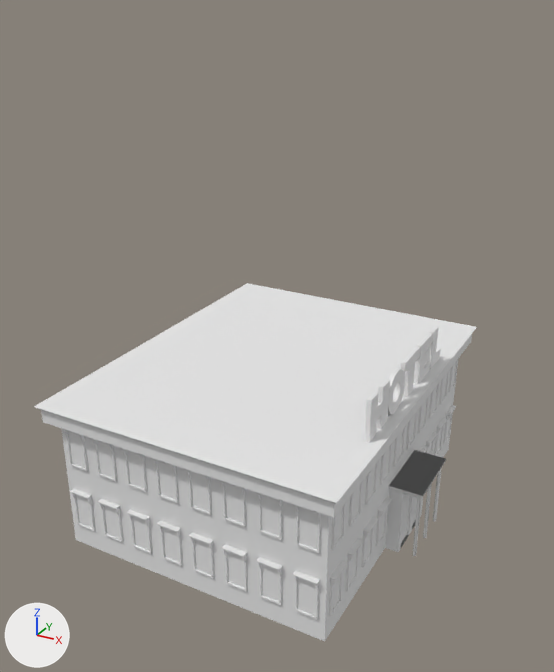
The Blender file Blender/Outdoor/Structures/hotel.blend: old version first, new version second.
Before and after are seen from a 50 mm camera at (9.84, -18.04, 14.4) aimed at (0.24, -0.59, 5.67). Arrows for +X, +Y and +Z are at lower left; the lights stay in place.
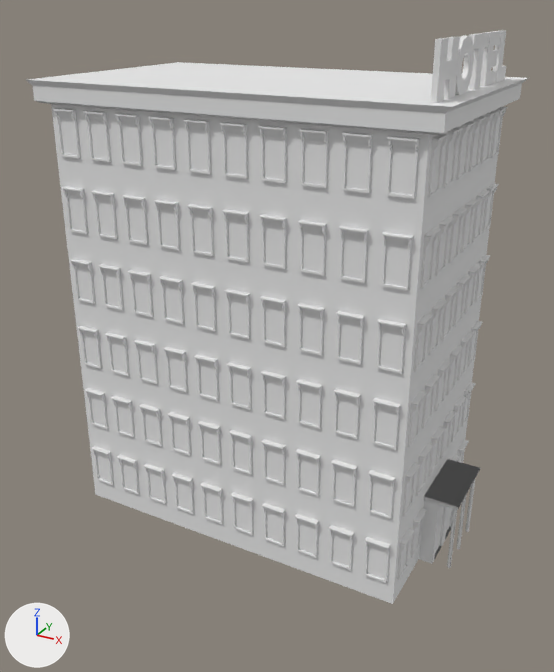
What changed in the scene script:
```text
Change ob_cube:
    ob_cube.scale: (2.0, 2.5, 1.0) -> (2.5, 1.5, 1.0)
    where _m = ob_cube.modifiers.new('Array', 'ARRAY')
    add _m.count = 6
Change ob_cube_001:
    ob_cube_001.location: (4.0, -2.3, 5.1) -> (5.0, -2.3, 13.1)
Change ob_cylinder_001:
    ob_cylinder_001.location: (4.0, -1.1, 5.1) -> (5.0, -1.1, 13.1)
Change ob_cube_005:
    ob_cube_005.location: (4.0, 0.0, 5.1) -> (5.0, 0.0, 13.1)
Change ob_cube_013:
    ob_cube_013.location: (4.0, 1.25, 5.1) -> (5.0, 1.25, 13.1)
Change ob_cube_014:
    ob_cube_014.location: (4.0, 2.3, 5.1) -> (5.0, 2.3, 13.1)
Change ob_cube_012:
    ob_cube_012.location: (4.2, 0.0, 1.0) -> (5.2, 0.0, 1.0)
Change ob_cube_011:
    ob_cube_011.location: (4.02, 0.5, 1.25) -> (5.02, 0.5, 1.25)
    where _m = ob_cube_011.modifiers.new('Array', 'ARRAY')
    _m.count: 5 -> 3
    where _m = ob_cube_011.modifiers.new('Array.001', 'ARRAY')
    add _m.count = 6
Change ob_cube_010:
    ob_cube_010.location: (4.02, -0.5, 1.25) -> (5.02, -0.5, 1.25)
    where _m = ob_cube_010.modifiers.new('Array', 'ARRAY')
    _m.count: 5 -> 3
    where _m = ob_cube_010.modifiers.new('Array.001', 'ARRAY')
    add _m.count = 6
Change ob_cube_007:
    ob_cube_007.location: (-0.5, -5.02, 1.25) -> (-0.5, -3.02, 1.25)
    where _m = ob_cube_007.modifiers.new('Array', 'ARRAY')
    _m.count: 4 -> 5
    where _m = ob_cube_007.modifiers.new('Array.001', 'ARRAY')
    add _m.count = 6
Change ob_cube_006:
    ob_cube_006.location: (0.5, -5.02, 1.25) -> (0.5, -3.02, 1.25)
    where _m = ob_cube_006.modifiers.new('Array', 'ARRAY')
    _m.count: 4 -> 5
    where _m = ob_cube_006.modifiers.new('Array.001', 'ARRAY')
    add _m.count = 6
Change ob_cube_002:
    ob_cube_002.location: (0.0, 0.0, 4.0) -> (0.0, 0.0, 12.0)
    ob_cube_002.scale: (2.0, 2.5, 1.0) -> (2.5, 1.5, 1.0)
```

Changed parts and their boxes (x1, y1, x2, y2) in the pictures (554 x 672 px):
'Cube', rescaled, modifiers changed: before (61, 369, 455, 641); after (51, 104, 498, 604)
'Cube.002', moved, rescaled (13% wider, 69% shorter): before (34, 283, 477, 517); after (26, 62, 528, 135)
'Cube.006', moved, modifiers changed: before (185, 469, 321, 620); after (220, 122, 420, 583)
'Cube.007', moved, modifiers changed: before (62, 429, 182, 566); after (53, 108, 223, 524)
'Cube.010', moved, modifiers changed: before (329, 425, 407, 616); after (397, 121, 476, 580)
'Cube.012', moved: before (385, 450, 446, 556); after (419, 459, 481, 568)
'Cube.011', moved, modifiers changed: before (406, 357, 460, 456); after (440, 106, 508, 463)
'Cube.001', moved: before (364, 379, 390, 443); after (430, 37, 460, 103)
'Cylinder.001', moved: before (388, 368, 405, 414); after (455, 35, 474, 95)
'Cube.013', moved: before (414, 333, 433, 384); after (480, 31, 501, 86)
'Cube.005', moved: before (400, 346, 421, 397); after (469, 33, 490, 90)
'Cube.014', moved: before (428, 327, 440, 369); after (492, 30, 506, 82)
